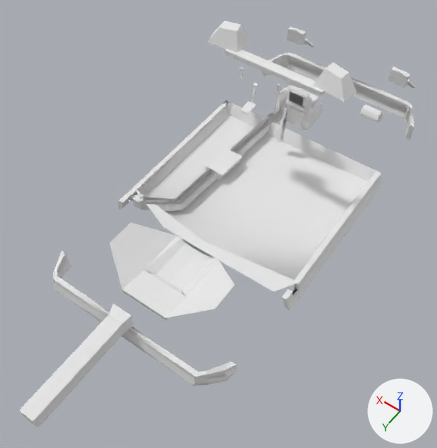
One commit to the OBJ model mccore/src/main/resources/assets/ivv/objmodels/parts/tda.obj: the scene before it, then after it.
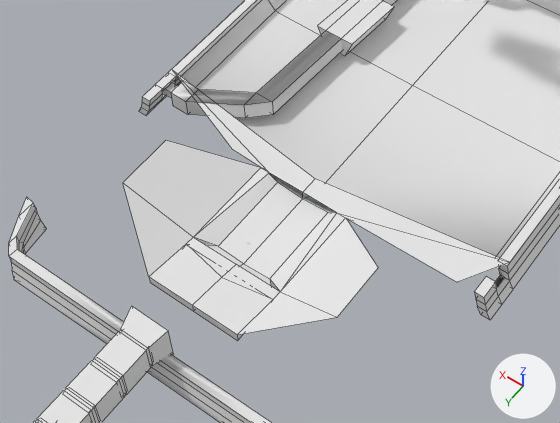
Each version appears first whole from a 50 mm lens placed at (-2.68, 4.95, 4.21), pointed at (-0.22, 1.5, -1.21), and next in a close-up on the part from 11% to 74% of the width and 34% to 81% of the height. The lights are fixed; the arrows at lower right show +X, +Y and +Z. The close-ups show mesh edges as thin lines. Where no turn or scale is listed for an object, it has been applied to the vertices. Vertices at the same position are counted once.

The scene before the commit, as lines of its bpy script (objects in view):
```python
me_belly = bpy.data.meshes.new('#belly')
me_belly.from_pydata(...)  # 53 vertices, 47 faces; spans x -1.25..1.25, y -0.75..2.62, z -1.86..-1.44
me_belly.materials.append(mat_m_7190f9b3_867d_924e_dd21_829c9425cb51)  # white #e7e7e7
me_exhaust = bpy.data.meshes.new('#exhaust')
me_exhaust.from_pydata(...)  # 46 vertices, 47 faces; spans x 0.0..1.25, y -1.19..1.5, z -1.84..-1.31
me_exhaust.materials.append(mat_m_7190f9b3_867d_924e_dd21_829c9425cb51)  # white #e7e7e7
me_skirt = bpy.data.meshes.new('skirt')
me_skirt.from_pydata(...)  # 228 vertices, 238 faces; spans x -1.31..1.31, y -2.16..3.03, z -1.88..-1.56
me_skirt.materials.append(mat_m_7190f9b3_867d_924e_dd21_829c9425cb51)  # white #e7e7e7
ob_belly = bpy.data.objects.new('#belly', me_belly)
ob_belly.location = (0.0, 0.0, 0.0)
ob_exhaust = bpy.data.objects.new('#exhaust', me_exhaust)
ob_exhaust.location = (0.0, 0.0, 0.0)
ob_skirt = bpy.data.objects.new('skirt', me_skirt)
ob_skirt.location = (0.0, 0.0, 0.0)
# also in view: '#tailbase' at (0.0, 2.98, -1.47); '#tailsegment3' at (0.0, 3.56, -1.47); '#tailsegment1' at (0.0, 3.16, -1.47); '#tailsegment2' at (0.0, 3.36, -1.47)
```
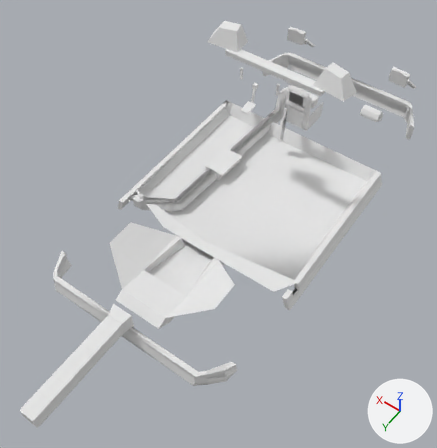
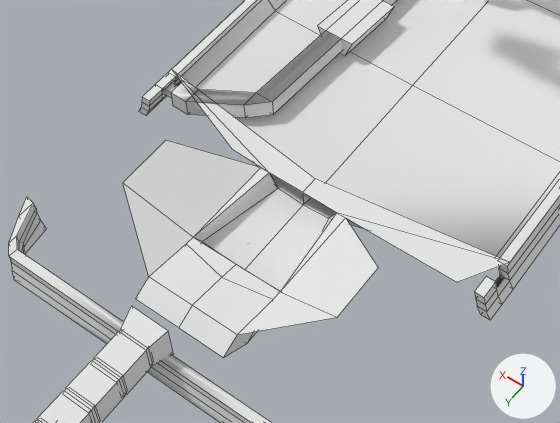
Changed parts and their boxes (x1, y1, x2, y2) in the close-ups (560 x 423 px; the box of a moved part takes in the faces that stretch with it):
'#belly', reshaped: before (123, 0, 560, 340); after (123, 0, 560, 357)
part 1 of me_belly, moved or reshaped: before (270, 212, 336, 291); after (282, 214, 336, 289)
part 2 of me_belly, moved or reshaped: before (178, 78, 337, 213); after (178, 78, 365, 229)
part 3 of me_belly, moved or reshaped: before (244, 199, 328, 279); after (245, 205, 328, 291)
part 4 of me_belly, moved or reshaped: before (149, 277, 238, 340); after (135, 277, 237, 357)
part 5 of me_belly, moved or reshaped: before (237, 264, 279, 340); after (224, 277, 279, 357)
part 6 of me_belly, moved or reshaped: before (194, 173, 303, 266); after (194, 173, 303, 269)

Patch to the scene script:
```diff
--- a/mccore/src/main/resources/assets/ivv/objmodels/parts/tda.obj.py
+++ b/mccore/src/main/resources/assets/ivv/objmodels/parts/tda.obj.py
@@ me_belly @@
 me_belly.from_pydata(...)  # 53 vertices, 47 faces; spans x -1.25..1.25, y -0.75..2.62, z -1.86..-1.44
 # used by ob_belly; location = (0.0, 0.0, 0.0)
+# me_belly part 1: the 1 vertex in x -0.19, y 2.19, z -1.75 is moved by (-0.12, 0.0, -0.06)
+# me_belly part 2: all 3 vertices in x -0.19..0.19, y 1.62, z -1.77..-1.75 are moved by (0.0, 0.0, -0.06)
+# me_belly part 3: the 1 vertex in x 0.0, y 2.19, z -1.77 is moved by (0.0, 0.0, -0.06)
+# me_belly part 4: all 3 vertices in x -0.31..0.31, y 2.62, z -1.69 are moved by (0.0, 0.12, 0.0)
+# me_belly part 5: the 1 vertex in x -0.31, y 2.31, z -1.69 is moved by (0.0, 0.25, -0.13)
+# me_belly part 6: the 1 vertex in x 0.19, y 2.19, z -1.75 is moved by (0.12, 0.0, -0.06)
 me_belly.materials.append(mat_m_7190f9b3_867d_924e_dd21_829c9425cb51)
```
